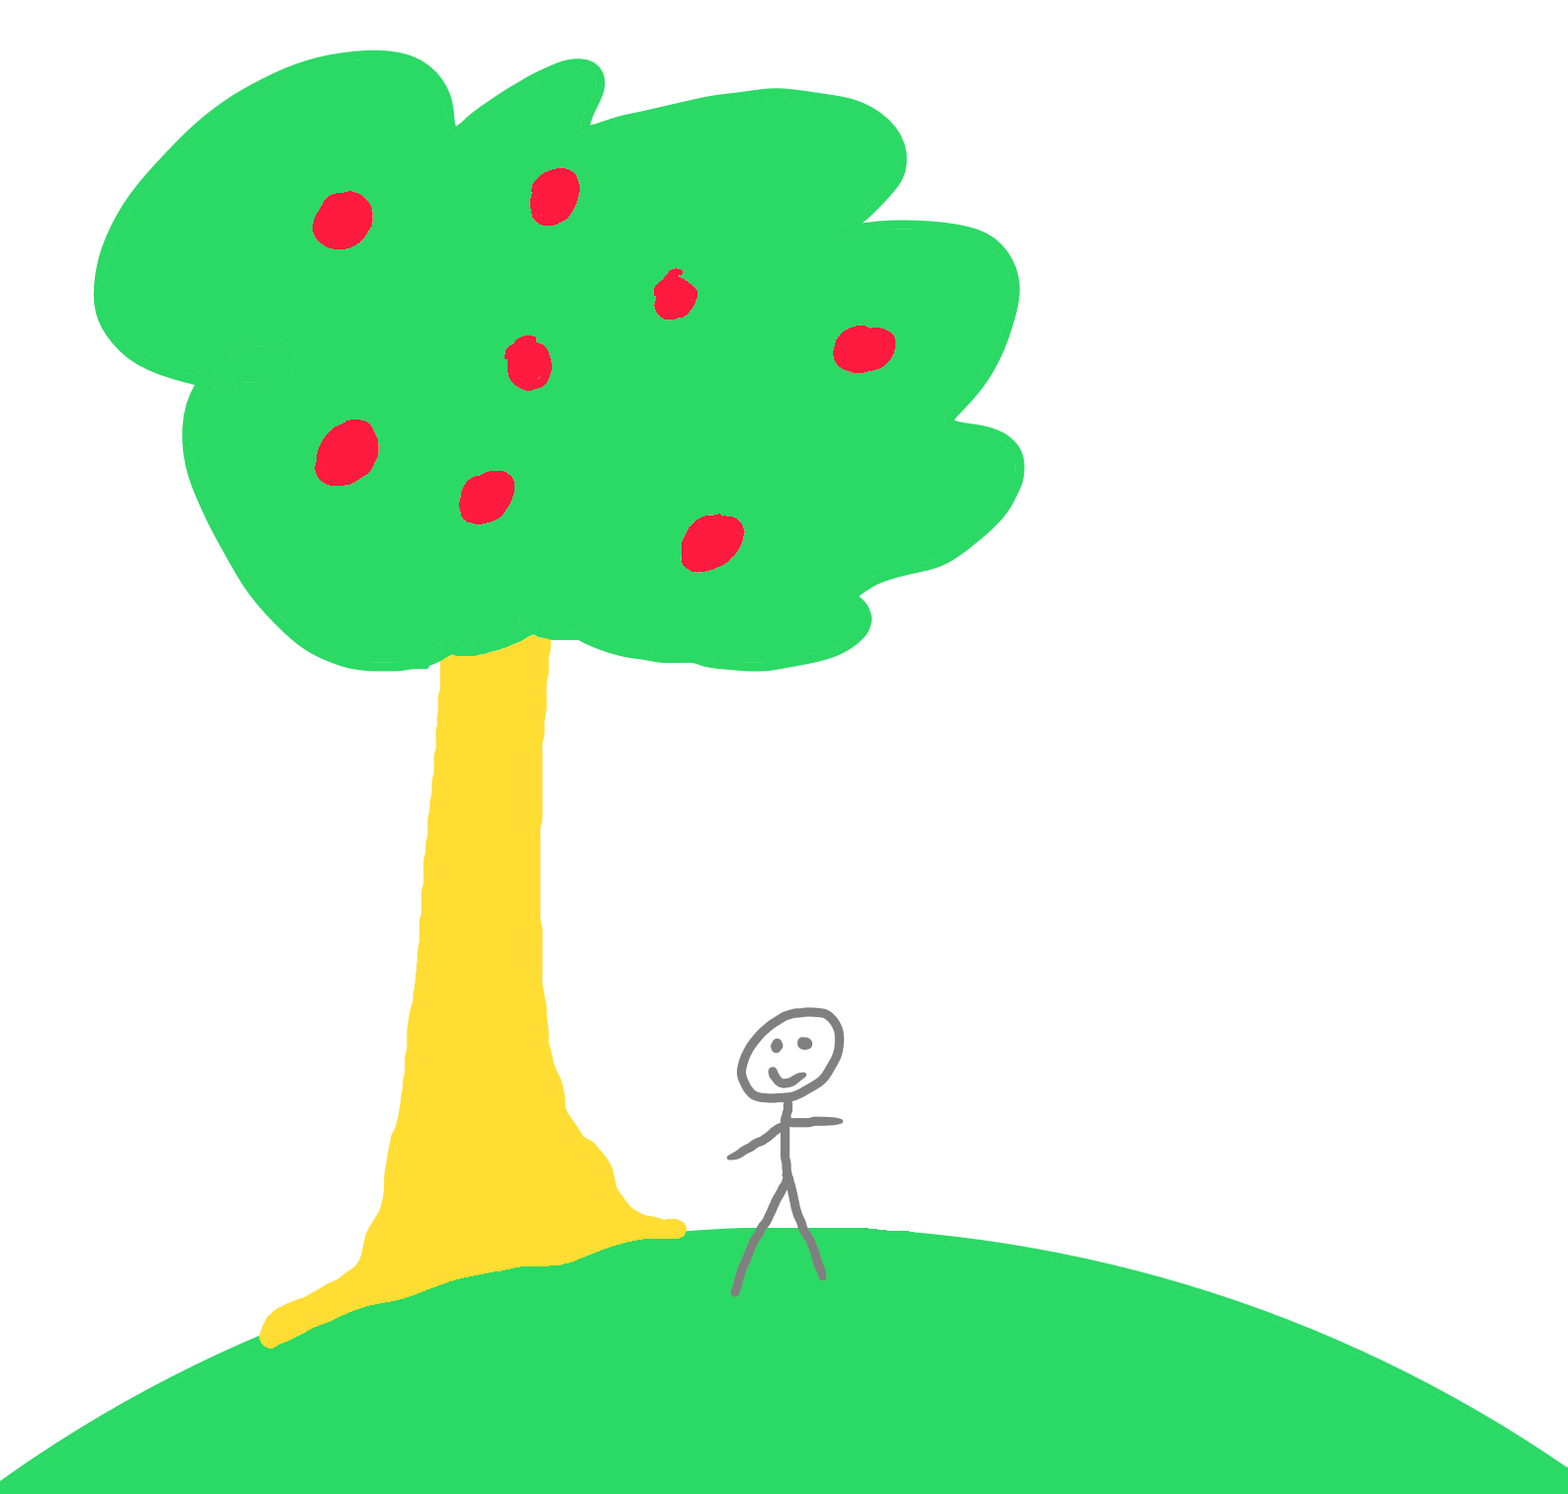
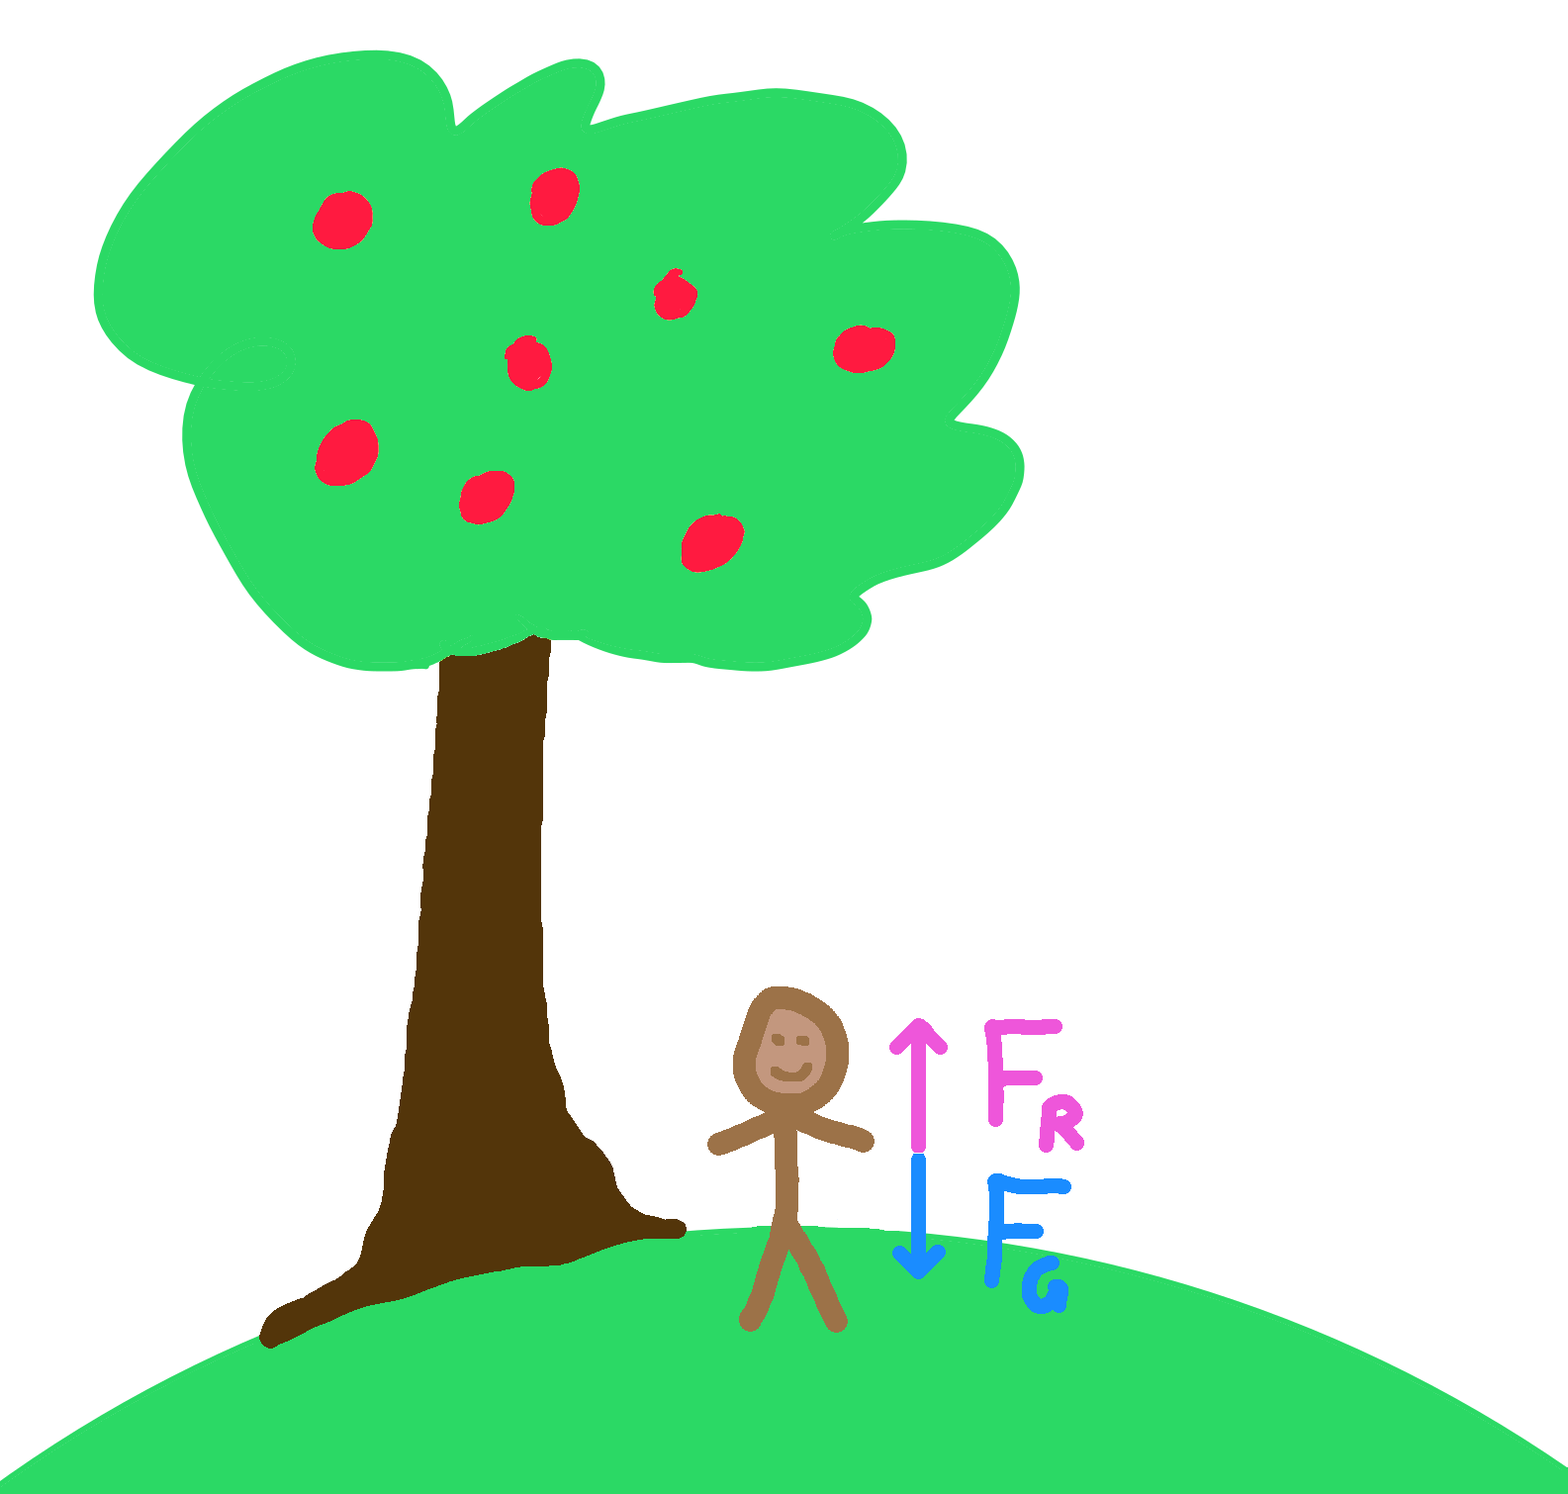
Layers edited between the first and the second (1568, 1494) image:
added layer "Pasted Layer #1" above "Pasted Layer" over [892, 1153, 1072, 1314]
added layer "Pasted Layer" above "Kraft.png" over [707, 986, 1085, 1333]
renamed "stuff" to "Kraft.png", showed it, painted on it over [259, 634, 1085, 1349]
removed layer "Vortrag.svg" over [259, 634, 1085, 1349]